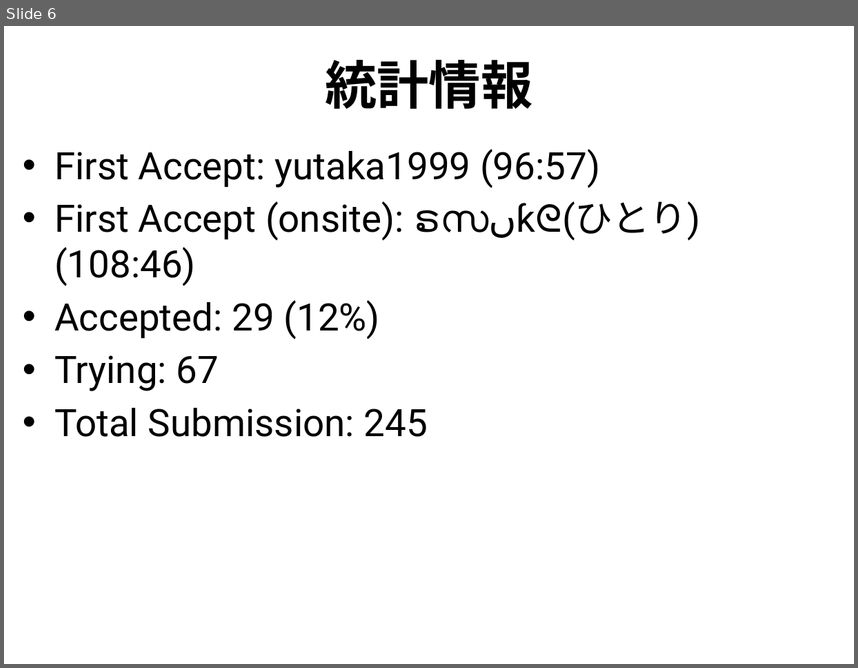
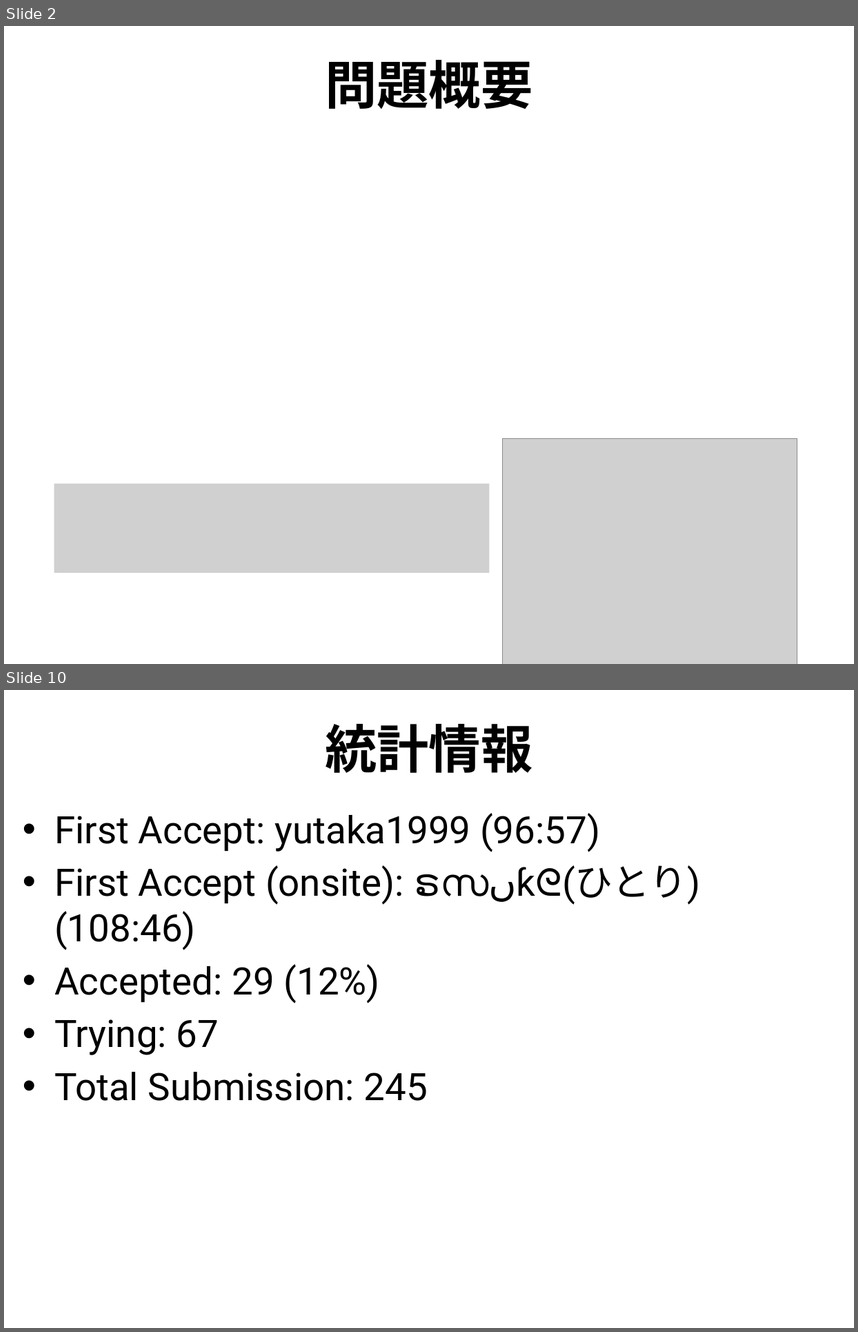
Before and after one commit to utpcjp/utpcjp.github.com, a slide deck: 2013/slides/G.pptx. Shown one above the other, each under a label of ours: slide 6 before the commit, slides 2 and 10 after it; the slides between them are not shown. The pictures are 858x668 and 858x1332 pixels, drawn with LibreOffice and Linux fonts; fonts in the diff are those of the drawing; grey boxes stand for pictures. Boxes give left, top, right and bottom in pixels: in the first picture for what was removed or moved away, otherwise in the second. Text is boxed around its words. In the diff, an @@ line names an element or a change of style, - is before the commit and + after.

```diff
--- a/2013/slides/G.pptx
+++ b/2013/slides/G.pptx
@@ slide 2 added at (x1=4, y1=26, x2=854, y2=664), background #FFFFFF @@
@@ title added at (x1=325, y1=60, x2=533, y2=109), 44 pt, text #000000, bold @@
+問題概要
@@ picture added at (x1=503, y1=439, x2=797, y2=664) @@
@@ picture added at (x1=54, y1=483, x2=489, y2=572) @@
@@ what was slide 6 is now slide 10 @@
```
Also in this commit, not shown: 4 slides changed, 4 other slides added, 1 slide removed, 6 other files.
